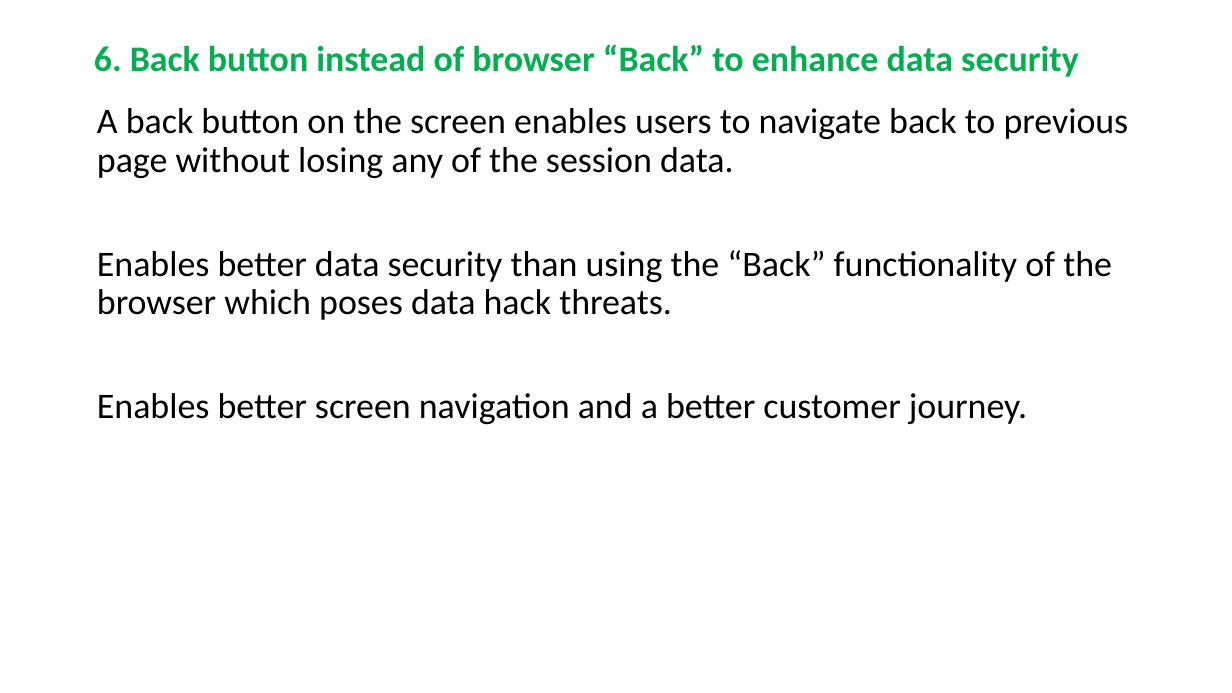
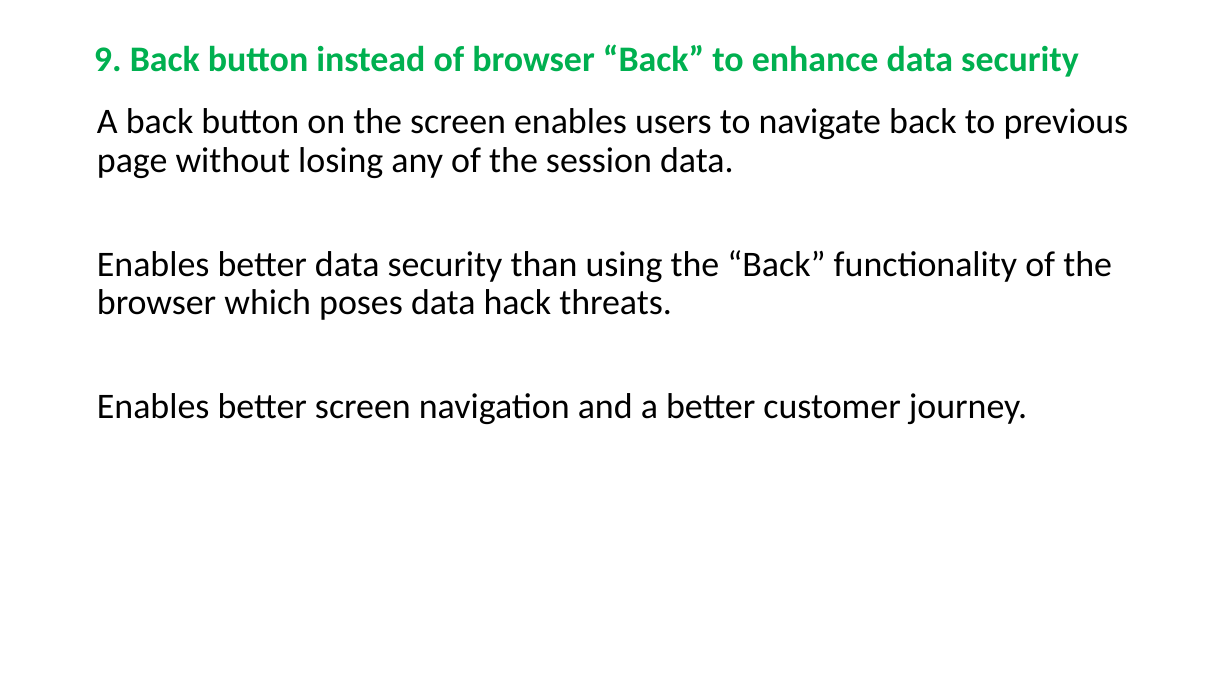
Before and after one commit to RaghavanKasthuri/Industry-Best-Practices, a slide deck: slide 10 of UX Best Practices.pptx (slide 7 before the commit). Drawn at 1232x693 pixels with LibreOffice and Linux fonts; fonts in the diff are those of the drawing. Boxes give left, top, right and bottom in pixels: in the first picture for what was removed or moved away, otherwise in the second. Text is boxed around its words. In the diff, an @@ line names an element or a change of style, - is before the commit and + after.

```diff
--- a/UX Best Practices.pptx
+++ b/UX Best Practices.pptx
@@ title at bbox=[94, 44, 1079, 77]: text changed @@
-6. Back button instead of browser “Back” to enhance data security
+9. Back button instead of browser “Back” to enhance data security
```
Also in this commit, not shown: 12 other slides changed, 4 slides added, 1 other file.
